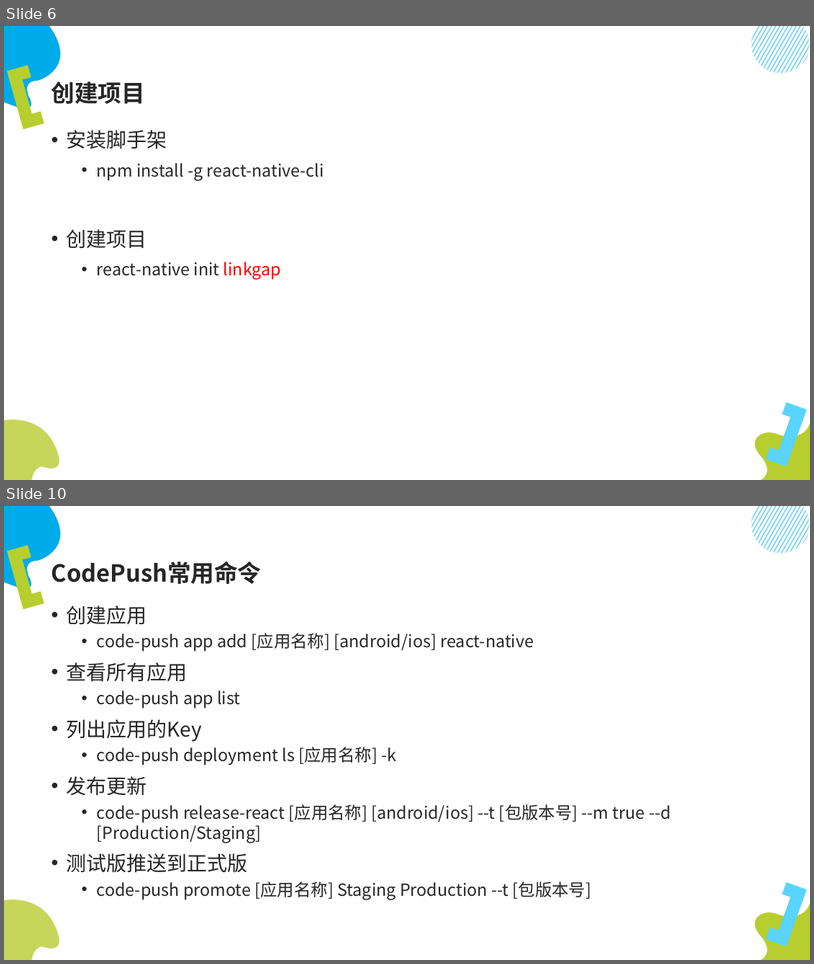
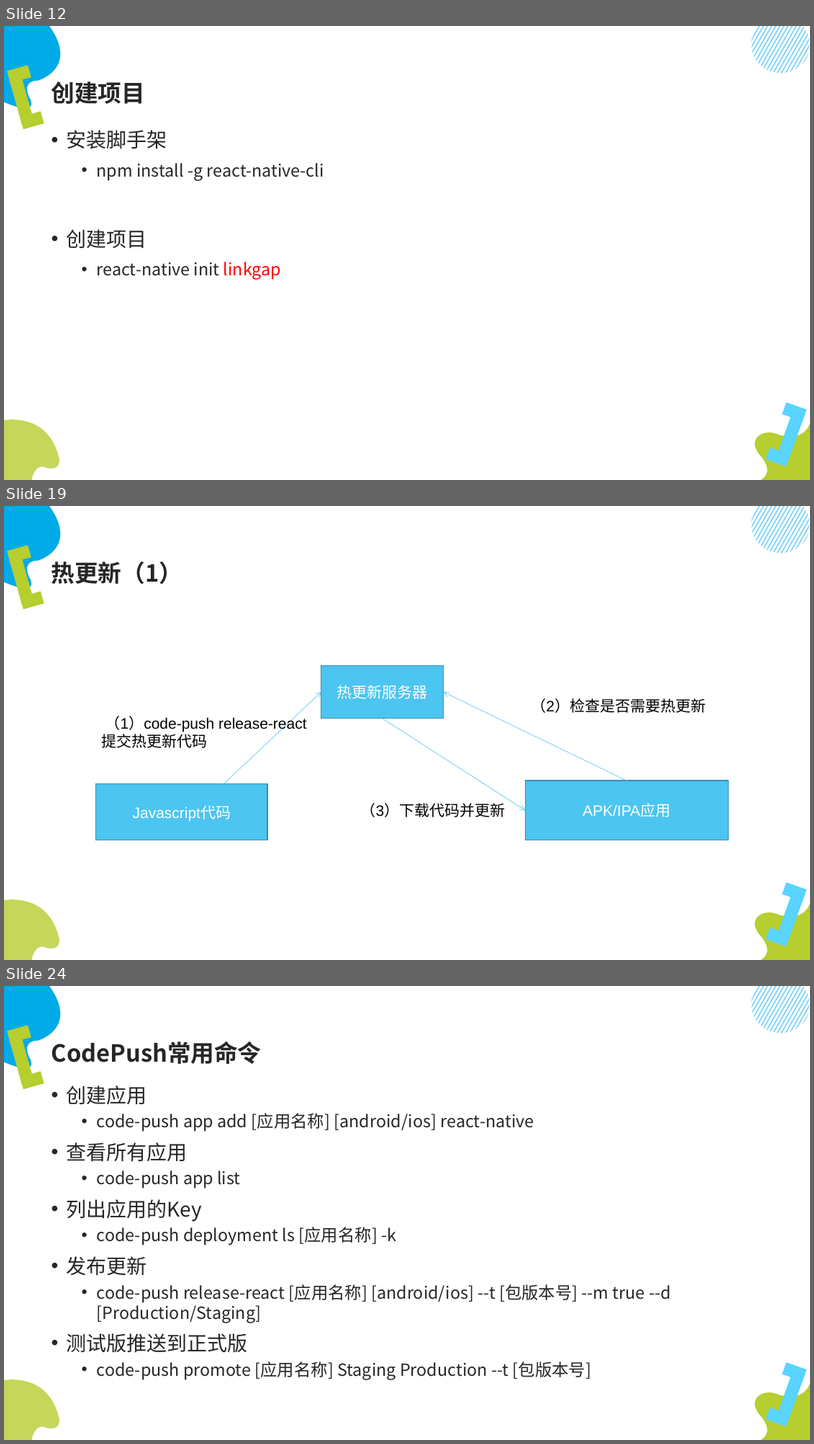
Before and after one commit to lumin824/hello-react-native, a slide deck: linkgap/ReactNative开发.pptx. Shown one above the other, each under a label of ours: slides 6 and 10 before the commit, slides 12, 19 and 24 after it; the slides between them are not shown. The pictures are 814x964 and 814x1444 pixels, drawn with LibreOffice and Linux fonts; fonts in the diff are those of the drawing. Boxes give left, top, right and bottom in pixels: in the first picture for what was removed or moved away, otherwise in the second. Text is boxed around its words. In the diff, an @@ line names an element or a change of style, - is before the commit and + after.

```diff
--- a/linkgap/ReactNative开发.pptx
+++ b/linkgap/ReactNative开发.pptx
@@ slide 19 added at (4,506,810,960), background #FFFFFF; not listed: 26 template elements that a slide beside it also shows @@
@@ title added at (52,561,183,584), 28 pt, text #262626, bold @@
+热更新（1）
@@ rectangle added at (322,666,444,718), fill #4CC5F0, outline #3892B2 1 pt, 18 pt, text #FFFFFF @@
+热更新服务器
@@ arrow added from (197, 809) to (322, 692), #4CC5F0 0.5 pt @@
@@ arrow added from (627, 780) to (444, 692), #4CC5F0 0.5 pt @@
@@ text added at (531,698,706,713), 18 pt, text #000000 @@
+（2）检查是否需要热更新
@@ text added at (102,716,306,748), 18 pt, text #000000 @@
+（1）code-push release-react
+提交热更新代码
@@ arrow added from (383, 718) to (525, 811), #4CC5F0 0.5 pt @@
@@ rectangle added at (96,784,268,840), fill #4CC5F0, outline #3892B2 1 pt, 18 pt, text #FFFFFF @@
+Javascript代码
@@ rectangle added at (525,780,729,840), fill #4CC5F0, outline #3892B2 1 pt, 18 pt, text #FFFFFF @@
+APK/IPA应用
@@ text added at (361,803,506,817), 18 pt, text #000000 @@
+（3）下载代码并更新
@@ what was slide 6 is now slide 12 @@
@@ what was slide 10 is now slide 24 @@
```
Also in this commit, not shown: 9 slides changed, 16 other slides added, 1 other file.
